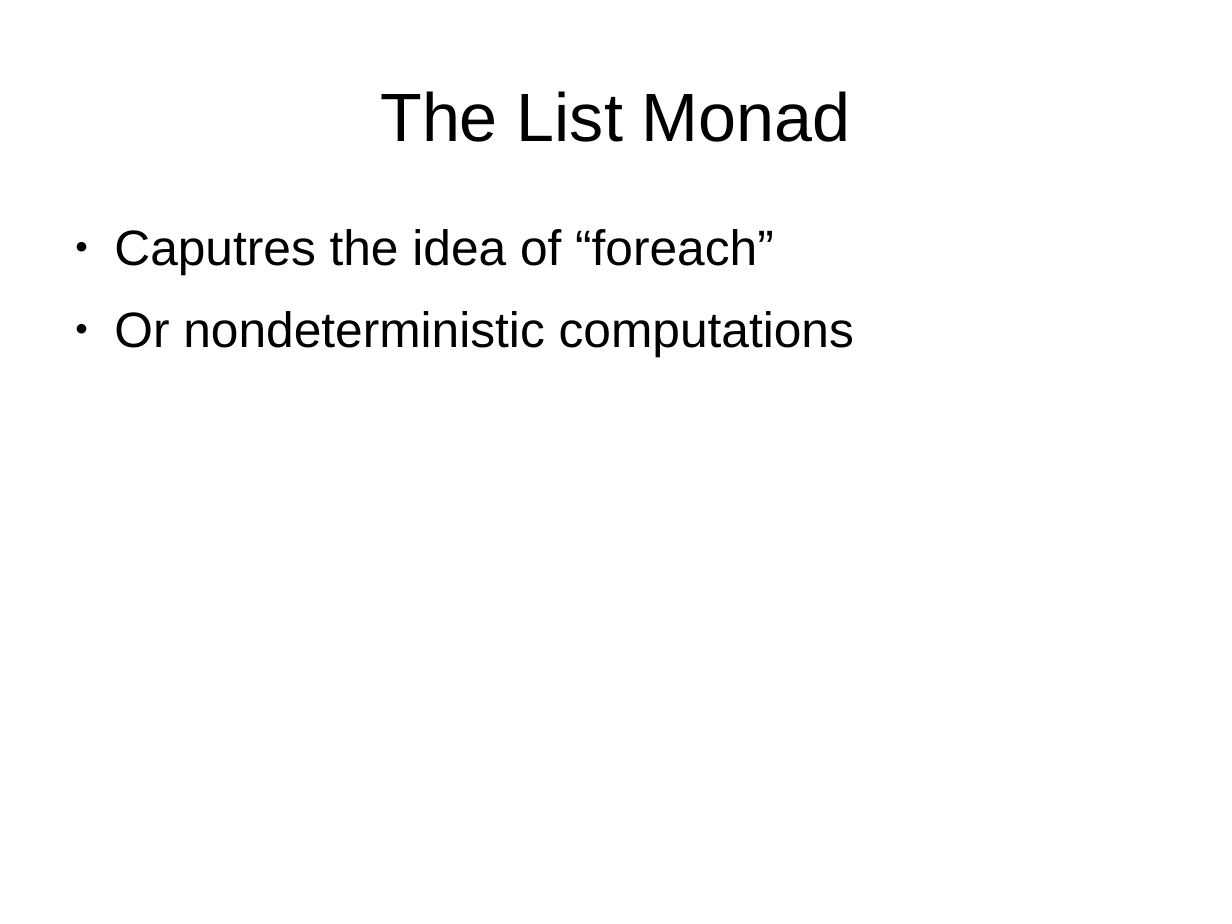
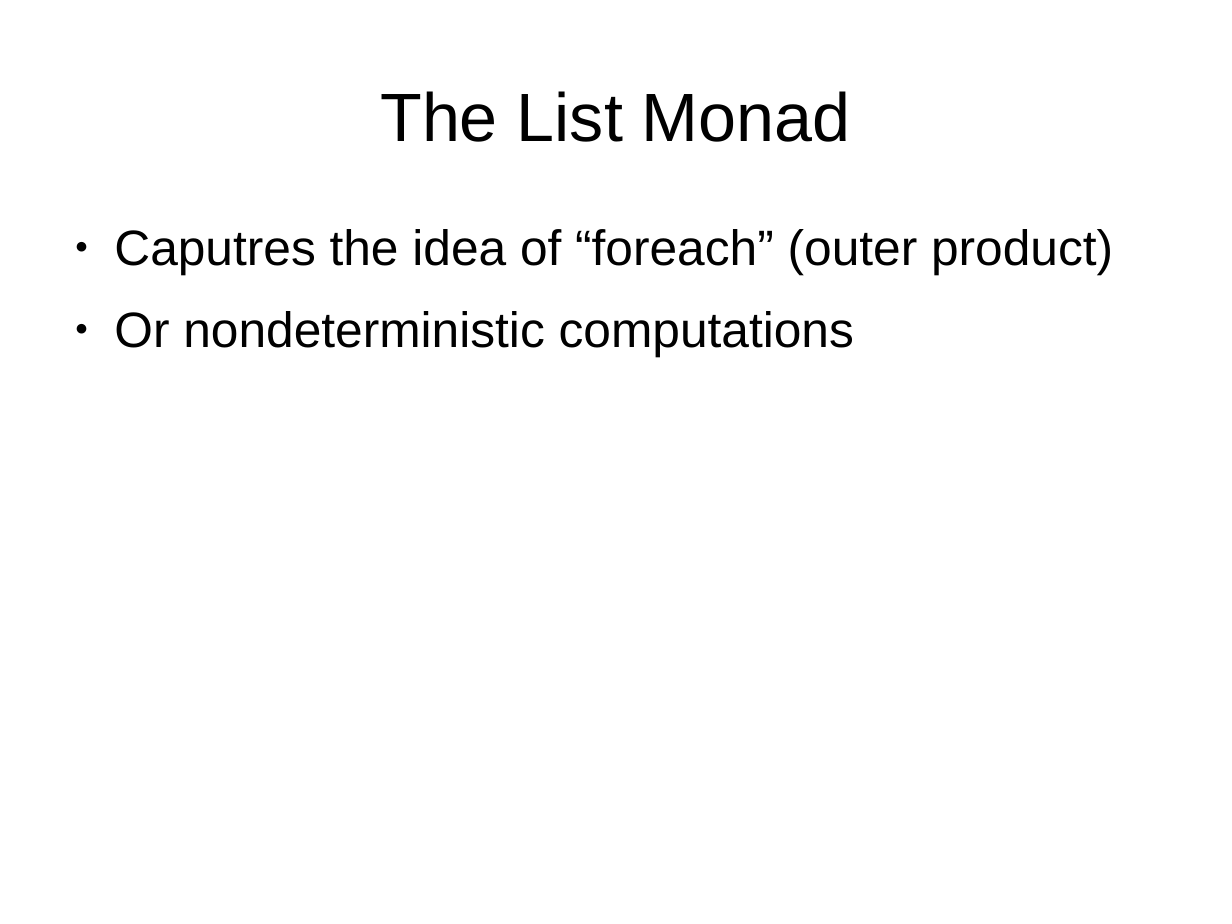
Before and after one commit to luqui/luqui-misc, a slide deck: slide 31 of work/present/monads/monads.odp. Drawn at 1232x924 pixels with LibreOffice and Linux fonts; fonts in the diff are those of the drawing. Boxes give left, top, right and bottom in pixels: in the first picture for what was removed or moved away, otherwise in the second. Text is boxed around its words. In the diff, an @@ line names an element or a change of style, - is before the commit and + after.

```diff
--- a/work/present/monads/monads.odp
+++ b/work/present/monads/monads.odp
@@ text at (114,229,1113,275): text changed @@
-● Caputres the idea of “foreach”
+● Caputres the idea of “foreach” (outer product)
```
Also in this commit, not shown: 2 other slides changed.
